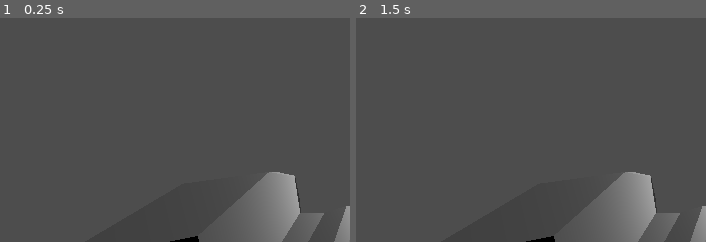
Above: before the commit, frames 1-2 (left to right).
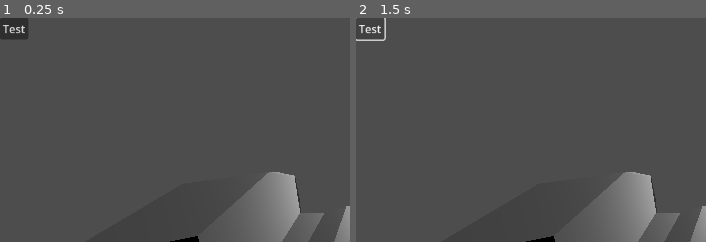
Above: after the commit, the same moments.

Repository: Xwilarg/LudumDare54
Game: Godot game, scene res://Scenes/Main.tscn
Same seed, same stepped clock (60 frames per second), same inputs: the game is played once before the commit and once after it.
Inputs (mouse positions are % of the whole screen's width and height, from its top left):
- Up to frame 1 (0.25 s): no input
- Up to frame 2 (1.5 s): click (2, 2) at 0.5 s, where only the run after the commit has a clickable "Test"; click (2, 2) at 1.25 s, where only the run after the commit has a clickable "Test"
The pictures show only the part of the screen within x 0-50%, y 0-50%; the shares and areas given below are measured in that part.

The runs differ from the first frame. In frame 1, 0.7% of the frame differs, in the area x 0-8%, y 0-10%; in frame 2, 0.2%.
Error after the commit: Parse Error: Expected indented block after function declaration. (res://Scripts/GameManager.gd:3)

Commit message:
Begin card system

Diff:
--- /dev/null
+++ b/Resources/BaseDeck.json
@@ -0,0 +1,3 @@
+[{
+	"name": "Test"
+}]
--- a/Scenes/Main.tscn
+++ b/Scenes/Main.tscn
@@ -1,7 +1,8 @@
-[gd_scene load_steps=3 format=3 uid="uid://co7830btl7ju4"]
+[gd_scene load_steps=4 format=3 uid="uid://co7830btl7ju4"]
 
 [ext_resource type="PackedScene" uid="uid://kv32663idxo7" path="res://Models/spaceship.glb" id="1_ntri4"]
 [ext_resource type="PackedScene" uid="uid://bm4ftyrcxcc58" path="res://Scenes/GridManager.tscn" id="2_obdl2"]
+[ext_resource type="Script" path="res://Scripts/ItemButton.gd" id="3_h2t67"]
 
 [node name="Node3D" type="Node3D"]
 
@@ -15,3 +16,20 @@
 transform = Transform3D(1, 0, 0, 0, 0.84202, 0.539447, 0, -0.539447, 0.84202, 2.08535, 20.1394, 20.5378)
 
 [node name="GridManager" parent="." instance=ExtResource("2_obdl2")]
+
+[node name="UI" type="Control" parent="."]
+layout_mode = 3
+anchors_preset = 15
+anchor_right = 1.0
+anchor_bottom = 1.0
+grow_horizontal = 2
+grow_vertical = 2
+
+[node name="ItemButton" type="Button" parent="UI"]
+layout_mode = 0
+offset_right = 25.0
+offset_bottom = 25.0
+text = "Test"
+script = ExtResource("3_h2t67")
+
+[connection signal="pressed" from="UI/ItemButton" to="UI/ItemButton" method="_on_pressed"]
--- a/Scripts/AItem.gd
+++ b/Scripts/AItem.gd
@@ -1,3 +1,3 @@
-extends Node
+extends Node3D
 
 class_name AItem
--- /dev/null
+++ b/Scripts/Deck/Card.gd
@@ -0,0 +1,6 @@
+class_name Card
+
+func _init(json: JSON):
+	pass
+
+var name: String
--- /dev/null
+++ b/Scripts/GameManager.gd
@@ -0,0 +1,7 @@
+extends Node
+
+func _init():
+
+
+func load_item(item: AItem):
+	print("hi")
--- /dev/null
+++ b/Scripts/ItemButton.gd
@@ -0,0 +1,4 @@
+extends Button
+
+func _on_pressed():
+	get_node("/root/GameManager").load_item(null)
--- a/project.godot
+++ b/project.godot
@@ -15,6 +15,10 @@
 config/features=PackedStringArray("4.1", "GL Compatibility")
 config/icon="res://icon.svg"
 
+[autoload]
+
+GameManager="*res://Scripts/GameManager.gd"
+
 [rendering]
 
 renderer/rendering_method="gl_compatibility"
